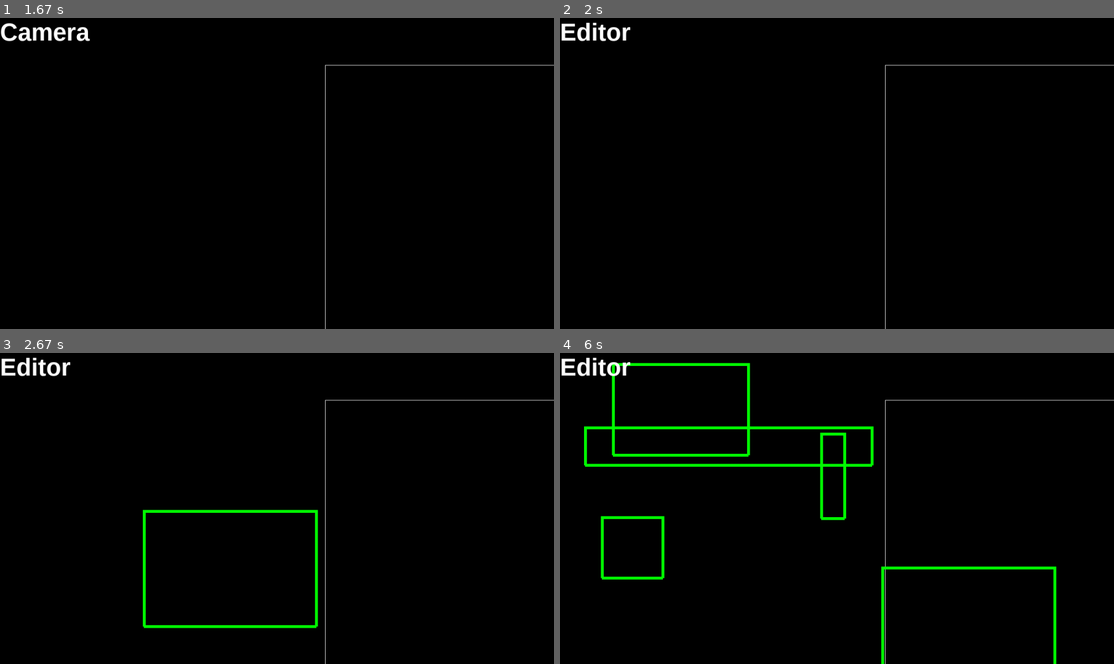
Above: before the commit, frames 1-4 (two rows, left to right).
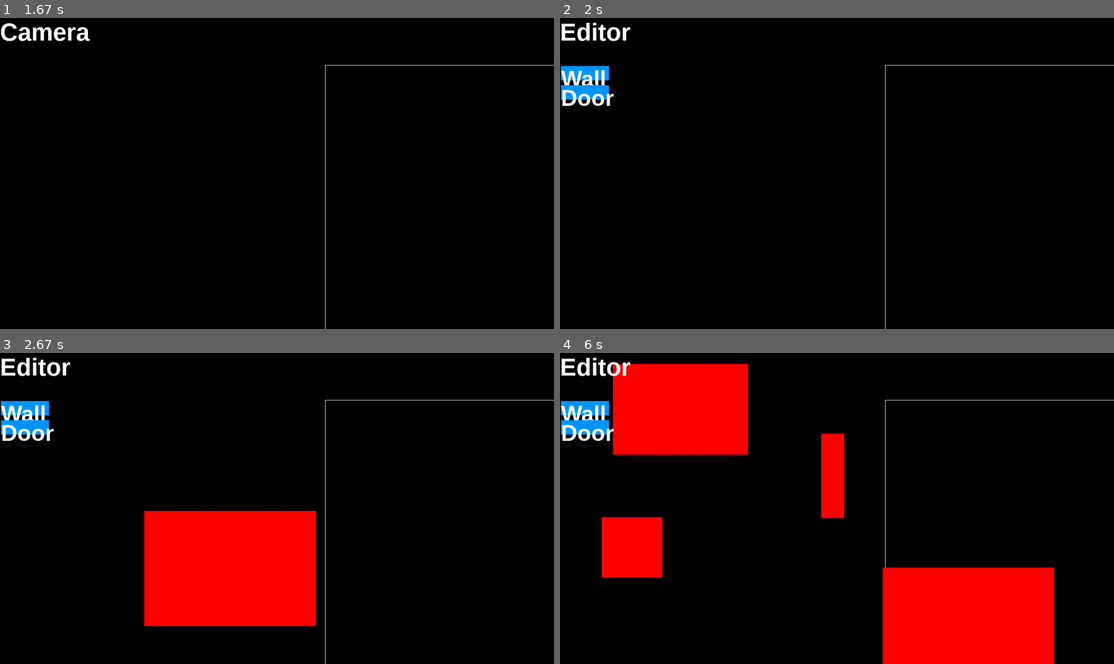
Above: after the commit, the same moments.

Repository: EvannBerthou/PygamePlatformer
Game: pygame game, started from editor.py
Two runs of this game, one before a commit and one after it. Both use one fixed random seed, a clock stepped at 60 frames per second and the inputs below.
Inputs (mouse positions are in pixels of both pictures, inside the frame that each line leads up to):
- Up to frame 1 (1.67 s): press the mouse at (144, 176) at 0.37 s; move the mouse to (238, 207) at 0.47 s; release the mouse at (332, 241) at 0.6 s; press the mouse at (144, 176) at 0.7 s; move the mouse to (238, 213) at 0.8 s; release the mouse at (326, 251) at 0.93 s; press the mouse at (144, 176) at 1.03 s; move the mouse to (243, 170) at 1.13 s; release the mouse at (343, 161) at 1.27 s; press the mouse at (144, 176) at 1.37 s; move the mouse to (127, 148) at 1.47 s; release the mouse at (110, 123) at 1.6 s
- Up to frame 2 (2 s): tap Tab at 1.67 s
- Up to frame 3 (2.67 s): click (22, 408) at 2.05 s, where only the run after the commit has a clickable "Wall"; press the mouse at (144, 511) at 2.37 s; move the mouse to (227, 567) at 2.47 s; release the mouse at (315, 626) at 2.6 s
- Up to frame 4 (6 s): press the mouse at (704, 511) at 2.7 s; move the mouse to (748, 458) at 2.8 s; release the mouse at (787, 408) at 2.93 s; click (875, 586) at 3.05 s; press the mouse at (875, 464) at 3.37 s; move the mouse to (925, 496) at 3.47 s; release the mouse at (975, 530) at 3.6 s; press the mouse at (875, 464) at 3.7 s; move the mouse to (842, 433) at 3.8 s; release the mouse at (814, 402) at 3.93 s; press the mouse at (875, 464) at 4.03 s; move the mouse to (942, 508) at 4.13 s; release the mouse at (1008, 555) at 4.27 s; press the mouse at (942, 508) at 4.37 s; move the mouse to (936, 555) at 4.47 s; release the mouse at (936, 601) at 4.6 s; press the mouse at (842, 433) at 4.7 s; move the mouse to (737, 489) at 4.8 s; release the mouse at (632, 545) at 4.93 s; press the mouse at (842, 433) at 5.03 s; move the mouse to (831, 477) at 5.13 s; release the mouse at (820, 517) at 5.27 s; press the mouse at (975, 530) at 5.37 s; move the mouse to (842, 480) at 5.47 s; release the mouse at (709, 430) at 5.6 s; press the mouse at (582, 427) at 5.7 s; move the mouse to (726, 446) at 5.8 s; release the mouse at (870, 464) at 5.93 s

Frame 1 is identical in both runs. In frame 2, 1.0% of the frame differs, in the area x 0-10%, y 15-29%; in frame 3, 13%; in frame 4, 23%, in the area x 0-90%, y 3-100%.

Commit message:
(#69) Added basic UI Button

Diff:
--- a/UI.py
+++ b/UI.py
@@ -1,4 +1,6 @@
 import pygame
+
+pygame.font.init()
 
 class UIManager:
     def __init__(self):
@@ -83,3 +85,25 @@
 
         #clamp self.value in [self.min_value; self.max_value]
         self.value = max(self.min_value, min(self.value, self.max_value))
+
+BUTTON_TEXT = pygame.font.SysFont("Arial Black", 42)
+
+class Button(UIElement):
+    def __init__(self, x,y,w,h, text, color, callback, args):
+        super().__init__(x,y)
+        self.rect = pygame.Rect(self.x, self.y, w, h)
+        self.color = color
+        self.callback = callback
+        self.args = args
+        self.text = BUTTON_TEXT.render(text, 1, (255,255,255))
+
+    def draw(self, surface):
+        pygame.draw.rect(surface, self.color, self.rect)
+        surface.blit(self.text, (self.x, self.y))
+
+    def update(self, mouse_position, mouse_pressed):
+        if mouse_pressed[0]:
+            self.callback(self.args)
+
+    def is_hovered(self, mouse_position):
+        return self.rect.collidepoint(mouse_position)
--- a/editor.py
+++ b/editor.py
@@ -114,6 +114,9 @@
     Editor = 1
 
 class Game:
+    def change_object(self, obj):
+        self.selected_object = obj
+
     def __init__(self):
         self.w, self.h = 1152,648
         # self.w, self.h = 1920,1080
@@ -141,6 +144,9 @@
         self.color_picker = None
 
         self.selected_object = Door
+
+        self.UIManager.add(UI.Button(2,100,100,30, "Wall", (0,150,255), self.change_object, Wall))
+        self.UIManager.add(UI.Button(2,140,100,30, "Door", (0,150,255), self.change_object, Door))
 
     def run(self):
         while self.running:
